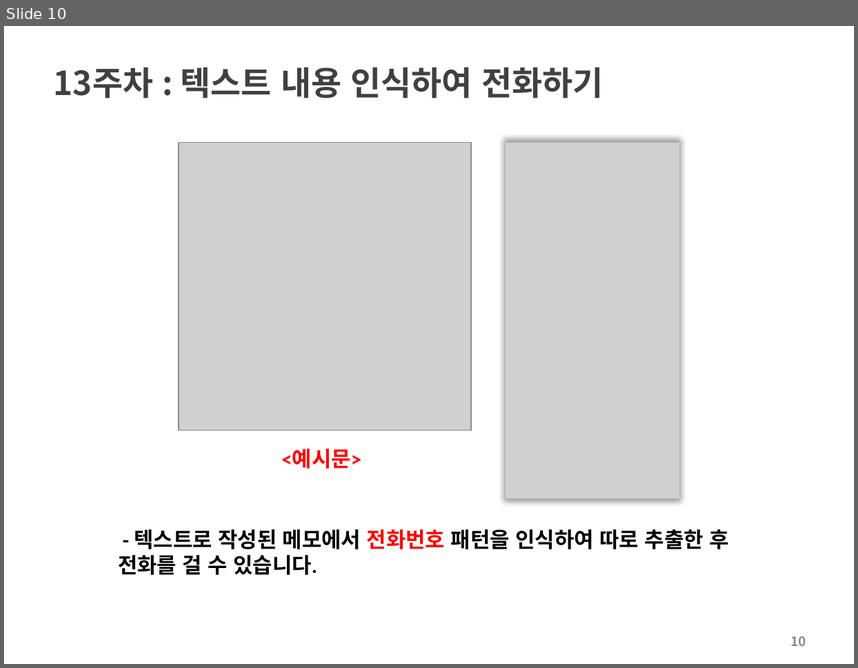
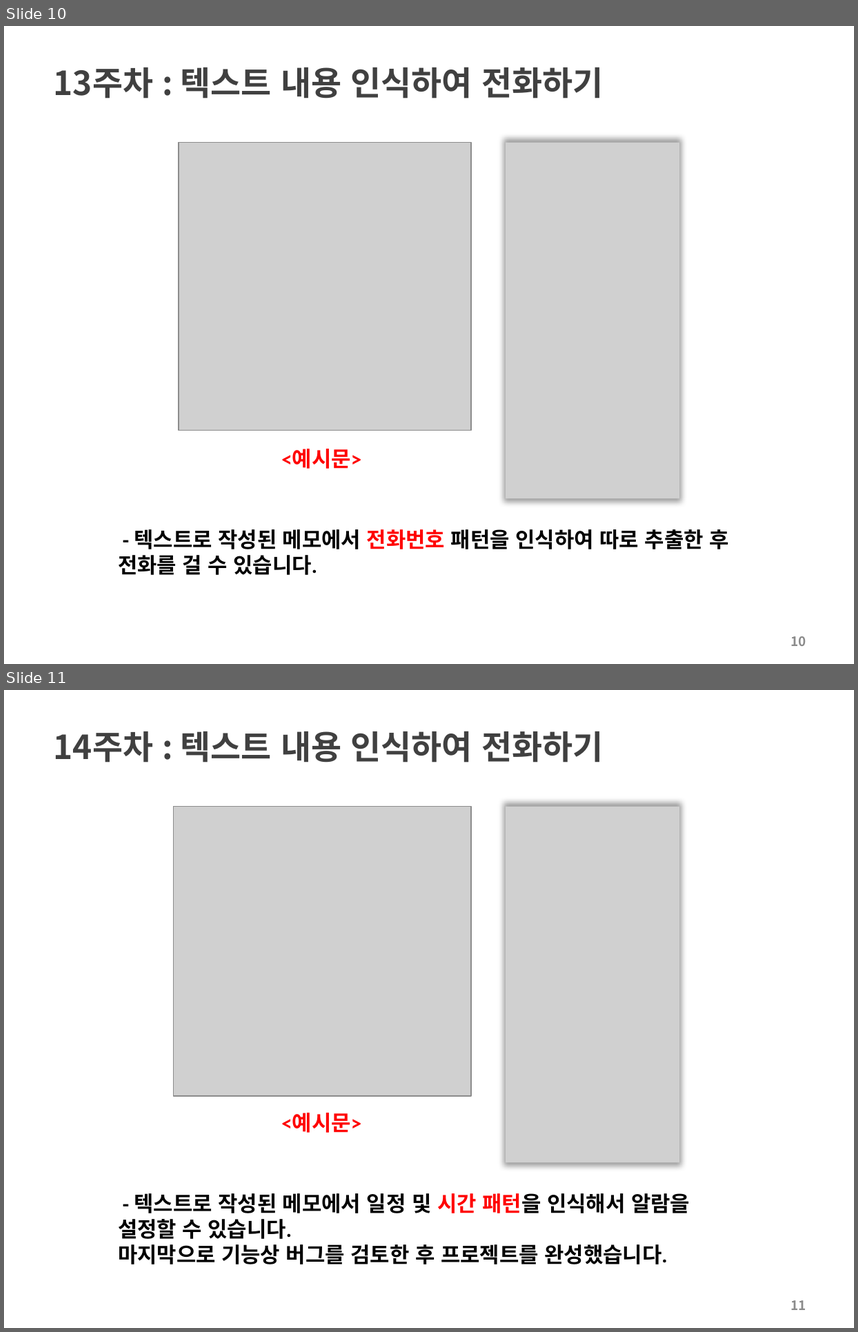
Before and after one commit to choisinho/capstone1, a slide deck: Vi메모_캡스톤디자인_주차별_보고.pptx. Shown one above the other, each under a label of ours: slide 10 before the commit, slides 10 and 11 after it. The pictures are 858x668 and 858x1332 pixels, drawn with LibreOffice and Linux fonts; fonts in the diff are those of the drawing; grey boxes stand for pictures; background and template pictures are left out. Boxes give left, top, right and bottom in pixels: in the first picture for what was removed or moved away, otherwise in the second. Text is boxed around its words. In the diff, an @@ line names an element or a change of style, - is before the commit and + after.

```diff
--- a/Vi메모_캡스톤디자인_주차별_보고.pptx
+++ b/Vi메모_캡스톤디자인_주차별_보고.pptx
@@ slide 11 added at [4,690,854,1328], background #FFFFFF @@
@@ title added at [54,731,603,762], 28 pt, text #404040, bold @@
+14주차 : 텍스트 내용 인식하여 전화하기
@@ picture added at [174,807,472,1096] @@
@@ picture added at [506,807,680,1163] @@
@@ text added at [281,1113,361,1132], 18 pt, text #FF0000, bold @@
+<예시문>
@@ text added at [118,1193,690,1264], 18 pt, text #000000, bold @@
+- 텍스트로 작성된 메모에서 일정 및 시간 패턴을 인식해서 알람을 설정할 수 있습니다.
+마지막으로 기능상 버그를 검토한 후 프로젝트를 완성했습니다.
@@ page number added at [791,1300,806,1310], 11 pt, text #8C8C8C, bold @@
+11
```
Also in this commit, not shown: 1 other slide added, 2 other files.
